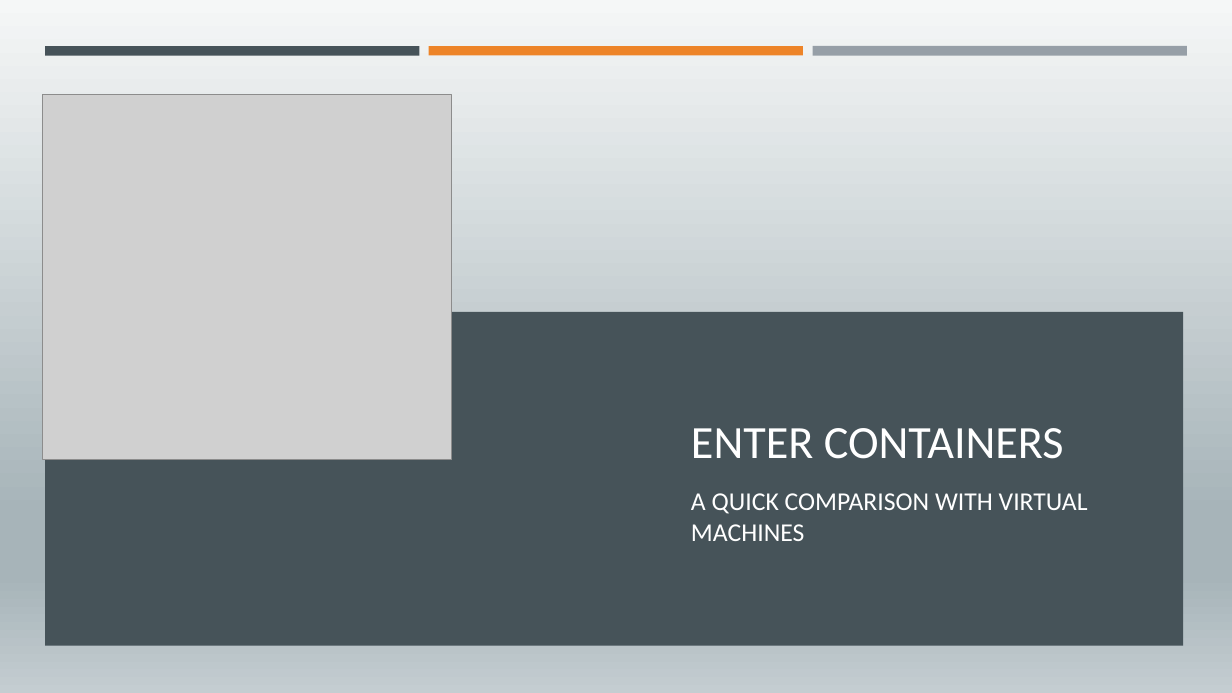
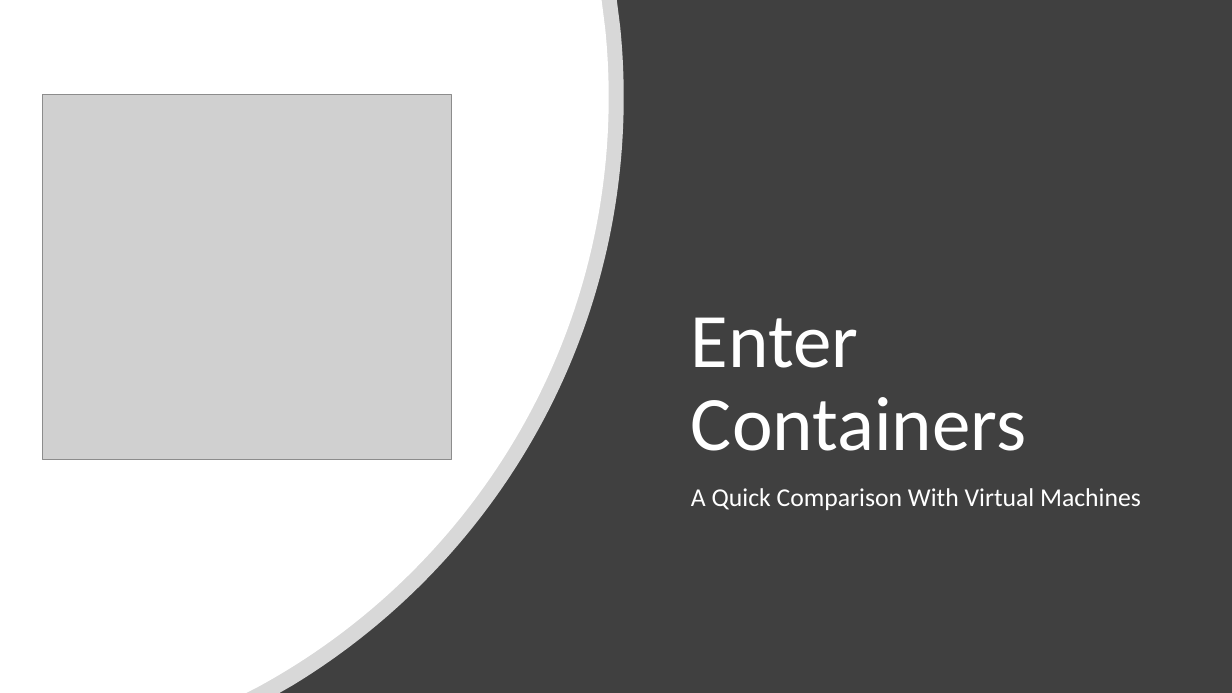
Before and after one commit to EnterpriseProductsLP/introduction-to-docker, a slide deck: slide 13 of presentation/presentation.pptx. Drawn at 1232x693 pixels with LibreOffice and Linux fonts; fonts in the diff are those of the drawing; grey boxes stand for pictures. Boxes give left, top, right and bottom in pixels: in the first picture for what was removed or moved away, otherwise in the second. Text is boxed around its words. In the diff, an @@ line names an element or a change of style, - is before the commit and + after.

```diff
--- a/presentation/presentation.pptx
+++ b/presentation/presentation.pptx
@@ background gradient #F5F7F7 to #A7B4B9 to #C4CDD1 to #FFFFFF @@
@@ rectangle added at box(0, 0, 1232, 693), fill #404040 @@
@@ freeform shape added at box(0, 0, 624, 693), fill #FFFFFF at 80% opacity @@
@@ freeform shape added at box(0, 0, 609, 693), fill #FFFFFF @@
@@ rectangle removed at box(45, 46, 420, 55) @@
@@ rectangle removed at box(429, 46, 803, 55) @@
@@ rectangle removed at box(812, 46, 1187, 56) @@
@@ rectangle removed at box(45, 311, 1184, 645) @@
@@ title at box(691, 317, 1026, 451): text changed; size 36 to 60 pt @@
-ENTER CONTAINERS
+Enter Containers
@@ subtitle at box(691, 488, 1141, 510): text changed @@
-A QUICK COMPARISON WITH VIRTUAL MACHINES
+A Quick Comparison With Virtual Machines
```
Also in this commit, not shown: 39 other slides changed, 1 slide added, 1 other file.
